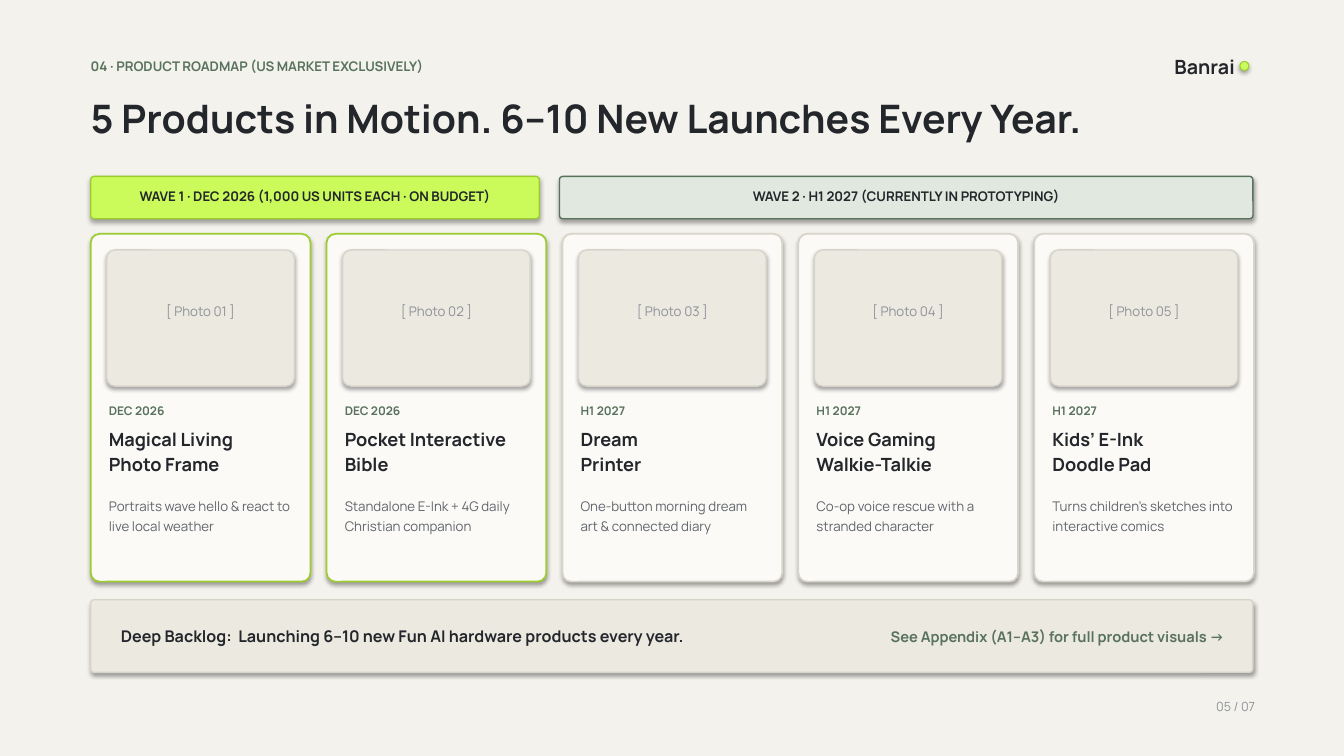
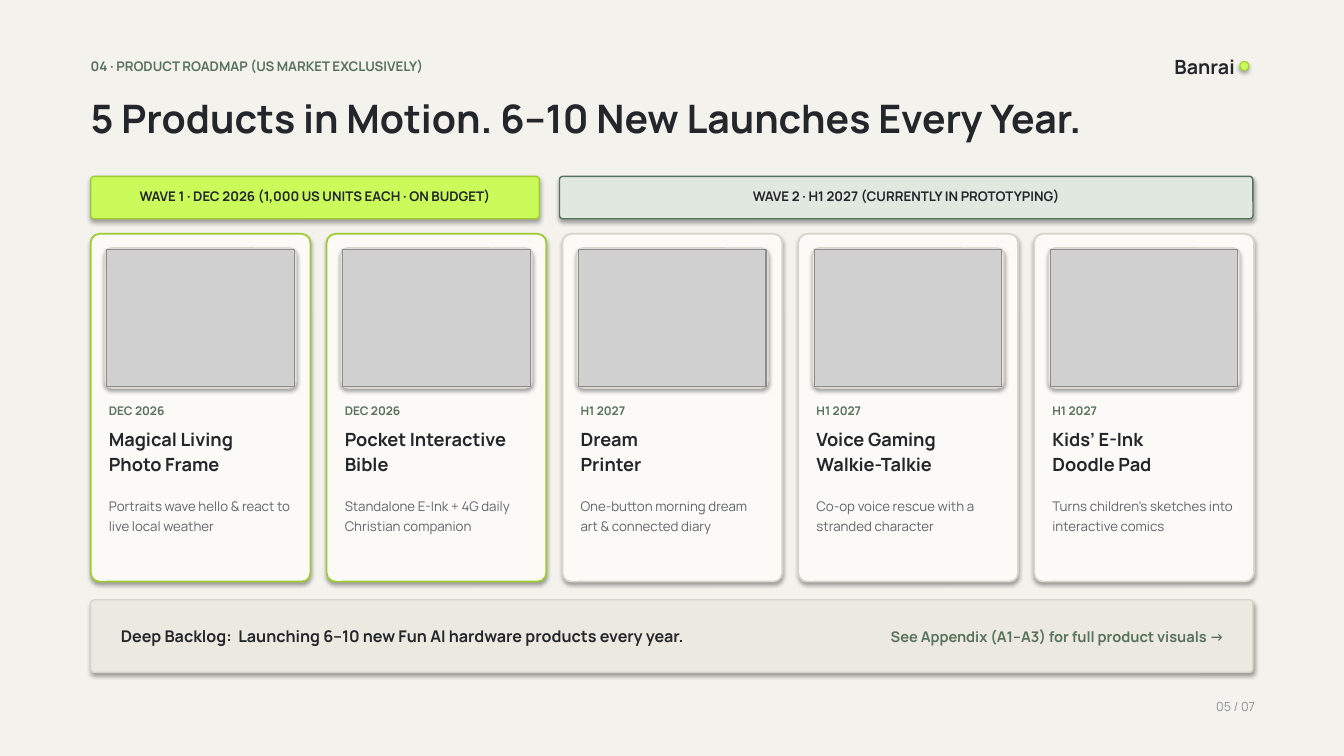
Before and after one commit to mkidding/banrai-seed-plus, a slide deck: slide 5 of Banrai_Seed_Plus_Deck.pptx. Drawn at 1344x756 pixels with LibreOffice and Linux fonts; fonts in the diff are those of the drawing; grey boxes stand for pictures. Boxes give left, top, right and bottom in pixels: in the first picture for what was removed or moved away, otherwise in the second. Text is boxed around its words. In the diff, an @@ line names an element or a change of style, - is before the commit and + after.

Commit message:
Inject curated product photo collages, sync typography/layout, and update PPTX/HTML/PDF decks

```diff
--- a/Banrai_Seed_Plus_Deck.pptx
+++ b/Banrai_Seed_Plus_Deck.pptx
@@ picture added at (x1=107, y1=250, x2=294, y2=386) @@
@@ picture added at (x1=343, y1=250, x2=530, y2=386) @@
@@ picture added at (x1=579, y1=250, x2=766, y2=386) @@
@@ picture added at (x1=815, y1=250, x2=1002, y2=386) @@
@@ proportions changed in 5 elements at (x1=105, y1=248, x2=296, y2=388), (x1=341, y1=248, x2=532, y2=388), (x1=577, y1=248, x2=768, y2=388), (x1=813, y1=248, x2=1004, y2=388), (x1=1049, y1=248, x2=1240, y2=388) @@
@@ picture added at (x1=1051, y1=250, x2=1238, y2=386) @@
@@ text removed at (x1=174, y1=306, x2=227, y2=316) @@
-[ Photo 01 ]
@@ text removed at (x1=409, y1=306, x2=464, y2=316) @@
-[ Photo 02 ]
@@ text removed at (x1=645, y1=306, x2=699, y2=316) @@
-[ Photo 03 ]
@@ text removed at (x1=881, y1=306, x2=936, y2=316) @@
-[ Photo 04 ]
@@ text removed at (x1=1117, y1=306, x2=1172, y2=316) @@
-[ Photo 05 ]
```
Also in this commit, not shown: 9 other slides changed, 29 other files.
